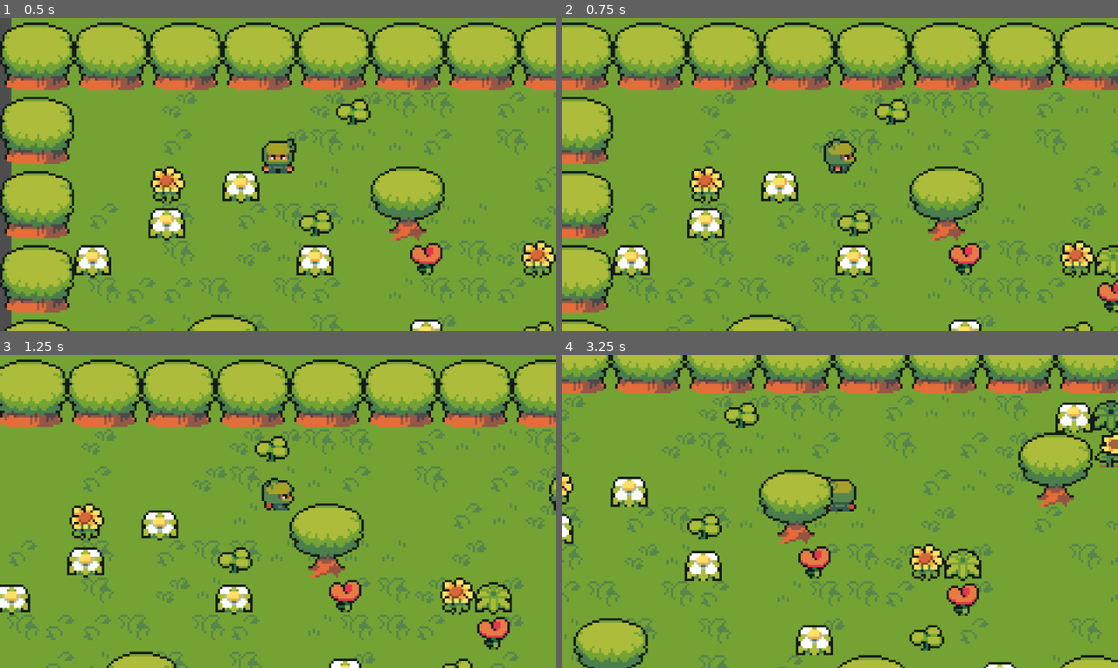
Above: before the commit, frames 1-4 (two rows, left to right).
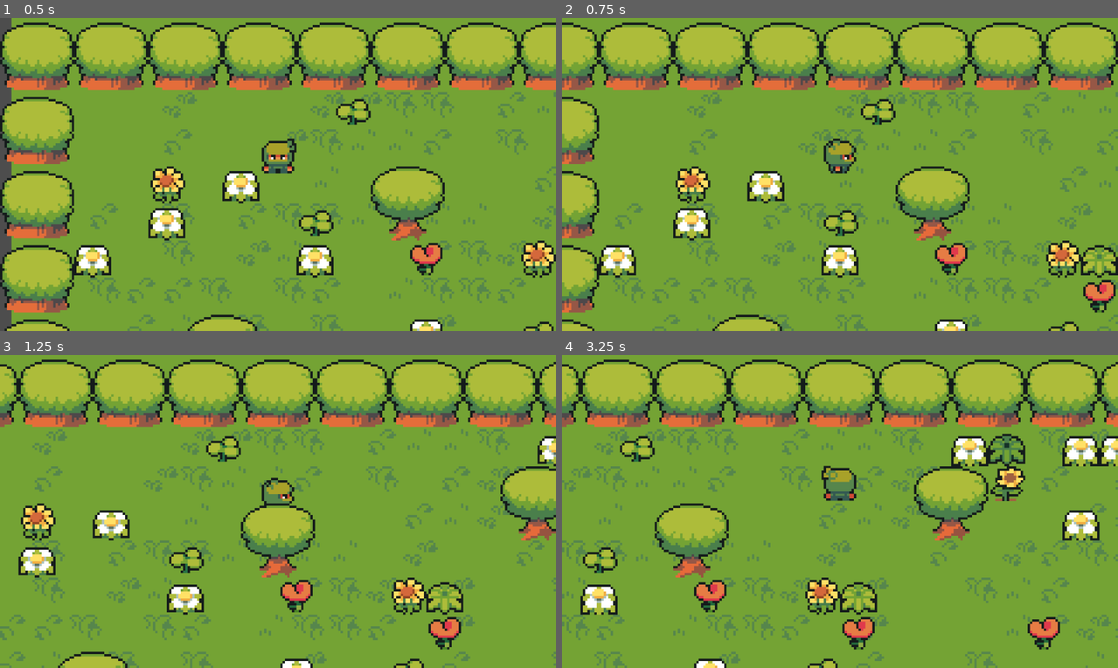
Above: after the commit, the same moments.

Repository: kr3llian/godot-arpg-test
Game: Godot game, scene res://scenes/world.tscn
Same seed, same stepped clock (60 frames per second), same inputs: the game is played once before the commit and once after it.
Inputs:
- Up to frame 1 (0.5 s): no input
- Up to frame 2 (0.75 s): hold Right (ui_right) from 0.53 s (still down); hold Shift from 0.53 s (still down)
- Up to frame 3 (1.25 s): keep holding Right (ui_right); keep holding Shift
- Up to frame 4 (3.25 s): release Right (ui_right) at 1.28 s; release Shift at 1.28 s; hold Down (ui_down) 1.28-2.03 s; tap Shift at 1.35, 2.85 s; hold Right (ui_right) 2.03-2.78 s; hold Shift 2.03-2.78 s; hold Up (ui_up) from 2.78 s (still down)

Frame 1 is identical in both runs. In frame 2, 27% of the frame differs, in the area x 0-100%, y 1-100%; in frame 3, 34%; in frame 4, 44%, in the area x 0-100%, y 0-100%.

Commit message:
added sprinting

Diff:
--- a/player/player.gd
+++ b/player/player.gd
@@ -5,7 +5,12 @@
 
 func handleInput():
 	var moveDirection = Input.get_vector("ui_left", "ui_right", "ui_up", "ui_down")
-	velocity = moveDirection*speed
+
+	var currentSpeed = speed
+	if Input.is_key_pressed(KEY_SHIFT):
+		currentSpeed += 30
+
+	velocity = moveDirection * currentSpeed
 
 func updateAnimation():
 	if velocity.length() == 0 and animations.is_playing():
@@ -17,7 +22,7 @@
 		elif velocity.y < 0: direction = "Up"
 
 		animations.play("walk" + direction)
-	# print(velocity) # for debugging
+	print(velocity) # for debugging
 
 func _physics_process(delta: float) -> void:
 	handleInput()
